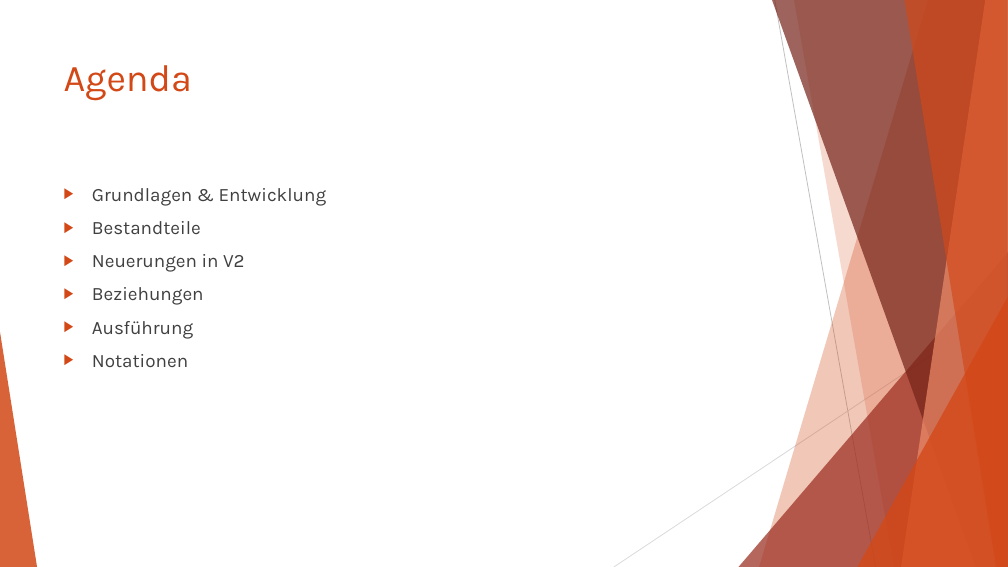
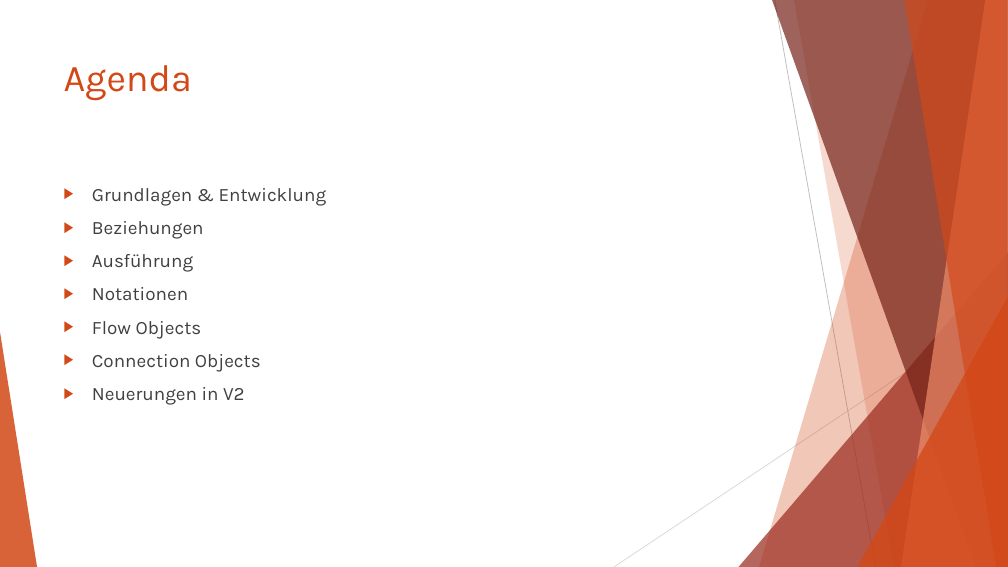
Before and after one commit to AlexanderSchallmeiner/Verhaltensdiagramme, a slide deck: slide 2 of BPMN.pptx. Drawn at 1008x567 pixels with LibreOffice and Linux fonts; fonts in the diff are those of the drawing. Boxes give left, top, right and bottom in pixels: in the first picture for what was removed or moved away, otherwise in the second. Text is boxed around its words. In the diff, an @@ line names an element or a change of style, - is before the commit and + after.

```diff
--- a/BPMN.pptx
+++ b/BPMN.pptx
@@ text at (92, 221, 245, 272): paragraphs removed @@
-▶ Bestandteile
-▶ Neuerungen in V2
@@ text at (92, 321, 261, 405): paragraphs added @@
+▶ Flow Objects
+▶ Connection Objects
+▶ Neuerungen in V2
```
Also in this commit, not shown: 1 other slide changed, 2 slides added, 3 slides removed, 3 other files.
